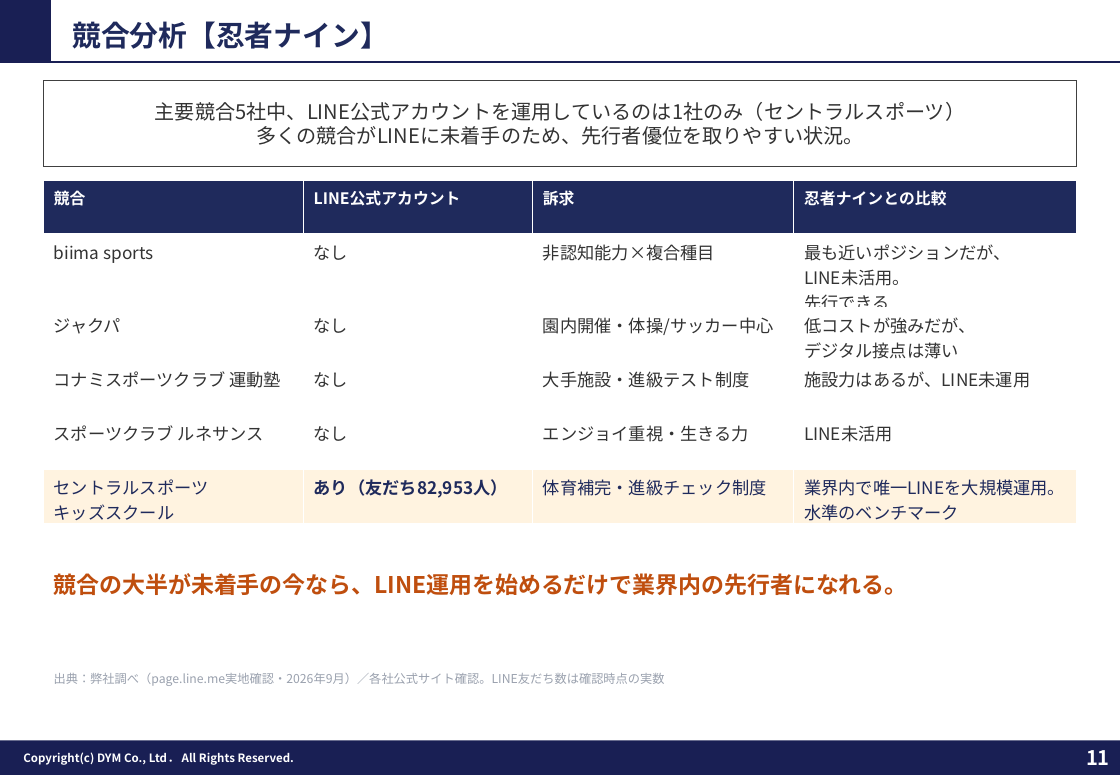
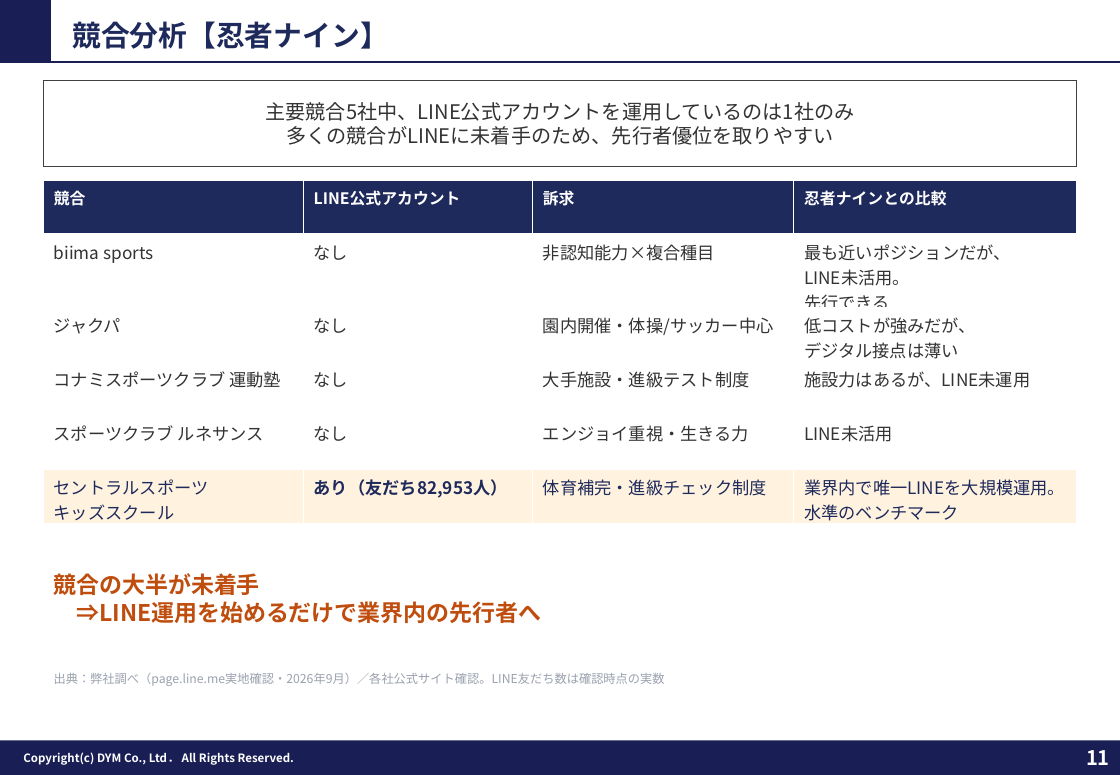
Before and after one commit to tonomura-r-dev/folder, a slide deck: slide 11 of 202609_株式会社やる気スイッチグループ御中_LINE公式アカウント運用のご提案_ver3.1.pptx. Drawn at 1120x775 pixels with LibreOffice and Linux fonts; fonts in the diff are those of the drawing; background and template pictures are left out. Boxes give left, top, right and bottom in pixels: in the first picture for what was removed or moved away, otherwise in the second. Text is boxed around its words. In the diff, an @@ line names an element or a change of style, - is before the commit and + after.

```diff
--- a/202609_株式会社やる気スイッチグループ御中_LINE公式アカウント運用のご提案_ver3.1.pptx
+++ b/202609_株式会社やる気スイッチグループ御中_LINE公式アカウント運用のご提案_ver3.1.pptx
@@ text in rectangle at <box>265,102,854,145</box>: text changed @@
-主要競合5社中、LINE公式アカウントを運用しているのは1社のみ（セントラルスポーツ）
-多くの競合がLINEに未着手のため、先行者優位を取りやすい状況。
+主要競合5社中、LINE公式アカウントを運用しているのは1社のみ
+多くの競合がLINEに未着手のため、先行者優位を取りやすい
@@ text at <box>54,573,541,623</box>: text changed @@
-競合の大半が未着手の今なら、LINE運用を始めるだけで業界内の先行者になれる。
+競合の大半が未着手
+⇒LINE運用を始めるだけで業界内の先行者へ
```
Also in this commit, not shown: 19 other slides changed.
